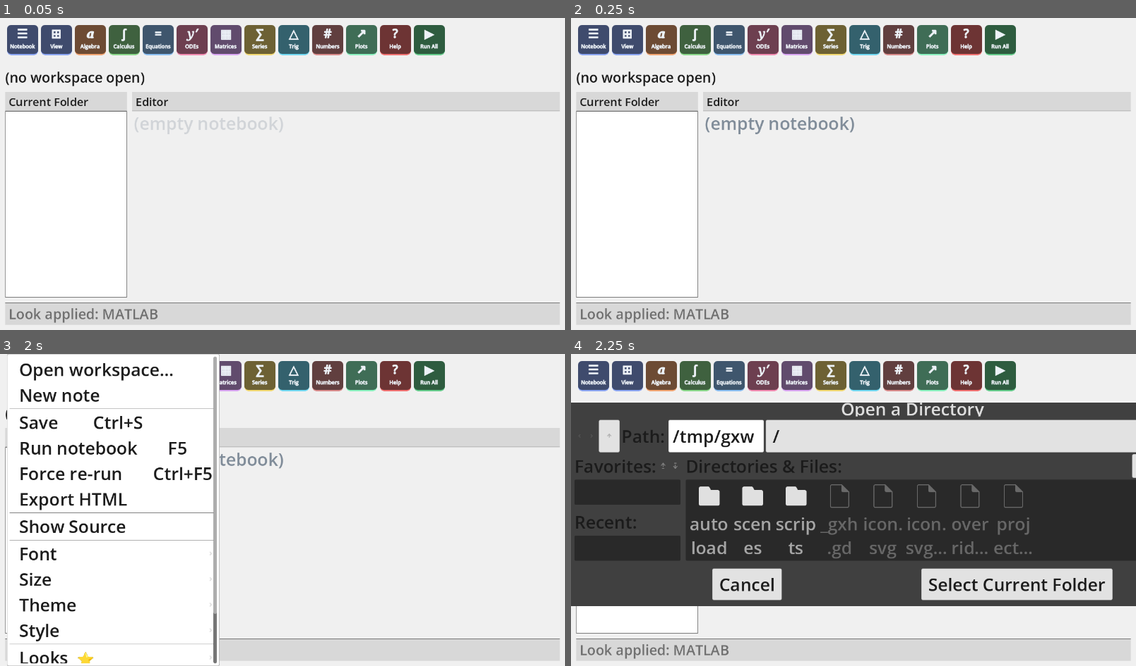
Above: before the commit, frames 1-4 (two rows, left to right).
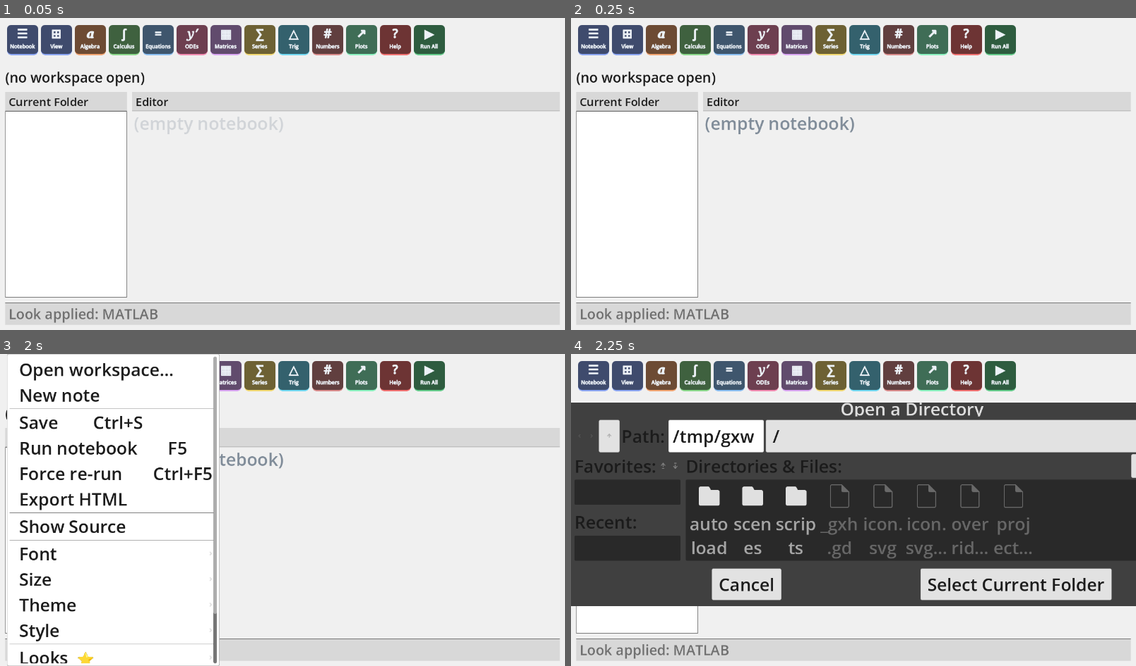
Above: after the commit, the same moments.

Repository: bluelight1324/symbolic-math-workbench
Game: Godot game, scene res://scenes/main.tscn
The game is run twice, just before and just after one commit, with the same random seed, the same clock (stepped at 60 frames per second) and the same inputs.
Inputs (mouse positions are in pixels of both pictures, inside the frame that each line leads up to):
- Up to frame 1 (0.05 s): no input
- Up to frame 2 (0.25 s): no input
- Up to frame 3 (2 s): click (73, 456) at 0.52 s; type "12" at 0.6 s; click (22, 375) at 1.27 s
- Up to frame 4 (2.25 s): click (627, 375) at 2.02 s

Frames 1-3 are identical in both runs. In frame 4, 0.9% of the frame differs, in the area x 24-100%, y 15-80%.

Commit message:
tasks 101-105: mathdot rebrand+installer, blank-screen fix, integral-equation & difficult-integral notebooks
- 101: rebrand app to mathdot; new mathdot.iss installer; build script update
- 102: fix post-install blank screen by shipping the .godot script-class cache
- 103: doc — Godot is bundled in the installer (bin/Godot.exe)
- 104: integral_equation.md — Volterra equation via ODE reduction + odesolve, verified
- 105: difficult_integral.md — hard integrals the engine solves unaided (incl. erf)

Excludes installers/ (104 MB Setup.exe, gitignored).

Diff:
--- a/app/project.godot
+++ b/app/project.godot
@@ -4,7 +4,7 @@
 
 [application]
 
-config/name="Symbolic Math Workbench"
+config/name="mathdot"
 run/main_scene="res://scenes/main.tscn"
 config/features=PackedStringArray("4.6")
 config/icon="res://icon.svg"
--- a/app/scripts/main.gd
+++ b/app/scripts/main.gd
@@ -174,6 +174,10 @@
 		_open_package_settings.call_deferred()
 	if "--demo-plotnb" in args or OS.get_cmdline_args().has("--demo-plotnb"):
 		_open_plot_notebook_and_run.call_deferred()
+	if "--demo-inteq" in args or OS.get_cmdline_args().has("--demo-inteq"):
+		_open_inteq_and_run.call_deferred()
+	if "--demo-diffint" in args or OS.get_cmdline_args().has("--demo-diffint"):
+		_open_diffint_and_run.call_deferred()
 	if "--demo-task37" in args or OS.get_cmdline_args().has("--demo-task37"):
 		_open_task37_and_run.call_deferred()
 	if "--demo-popupmenu" in args or OS.get_cmdline_args().has("--demo-popupmenu"):
@@ -269,6 +273,29 @@
 	if not _notebook.visible:
 		_toggle_notebook()
 	var path := "i:/mathdot/app/notebooks_sample/task37_system.md"
+	if not FileAccess.file_exists(path):
+		return
+	_notebook._open_file_at(path)
+	await get_tree().create_timer(1.5).timeout
+	_notebook._on_force_run()
+
+
+## Task 104 — open the integral-equation notebook and run every cell.
+func _open_inteq_and_run() -> void:
+	_open_named_notebook_and_run("integral_equation.md")
+
+
+## Task 105 — open the difficult-integral notebook and run every cell.
+func _open_diffint_and_run() -> void:
+	_open_named_notebook_and_run("difficult_integral.md")
+
+
+func _open_named_notebook_and_run(filename: String) -> void:
+	if _notebook == null:
+		return
+	if not _notebook.visible:
+		_toggle_notebook()
+	var path := "i:/mathdot/app/notebooks_sample/".path_join(filename)
 	if not FileAccess.file_exists(path):
 		return
 	_notebook._open_file_at(path)
Not shown, added: app/notebooks_sample/difficult_integral.md
Not shown, added: app/notebooks_sample/integral_equation.md
Not shown, added: app_screenshot_task101.png
Not shown, added: app_screenshot_task102.png
Not shown, added: app_screenshot_task104.png
Not shown, added: app_screenshot_task105.png
Not shown, changed: build-installer.ps1
Not shown, added: mathdot.iss
Not shown, added: task101_mathdot_installer.md
Not shown, added: task102_blank_screen_fix.md
Not shown, added: task103_is_godot_bundled.md
Not shown, added: task104_integral_equation_notebook.md
(and 3 more such lines)
